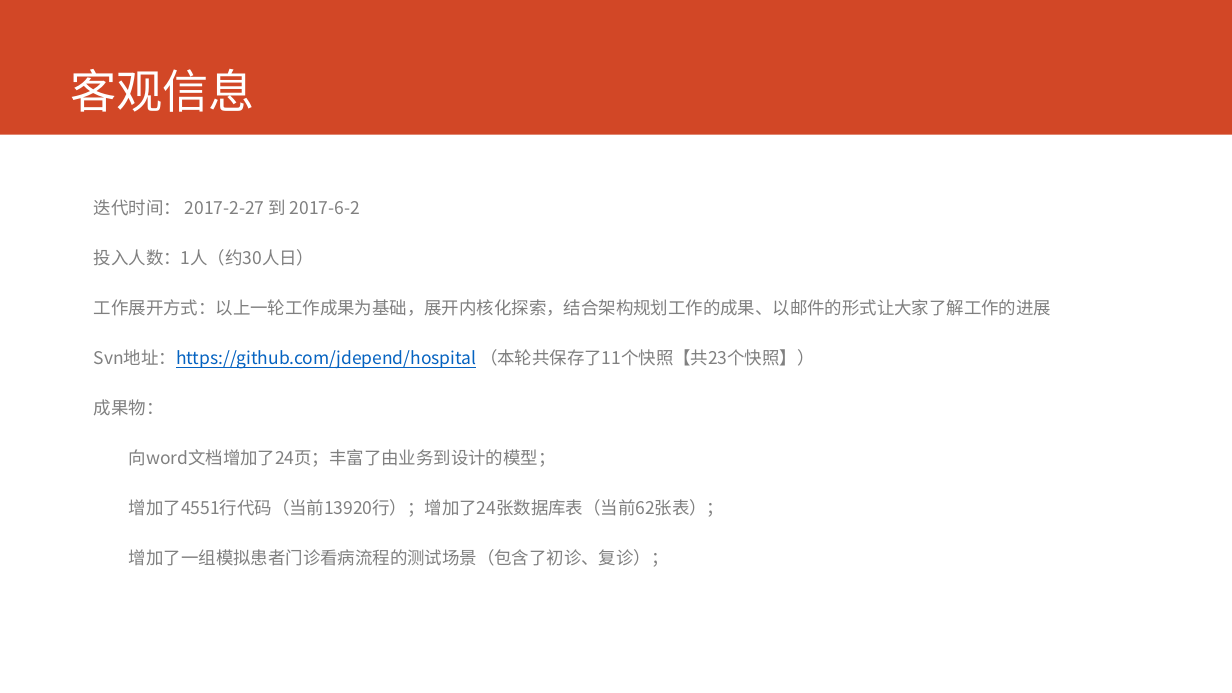
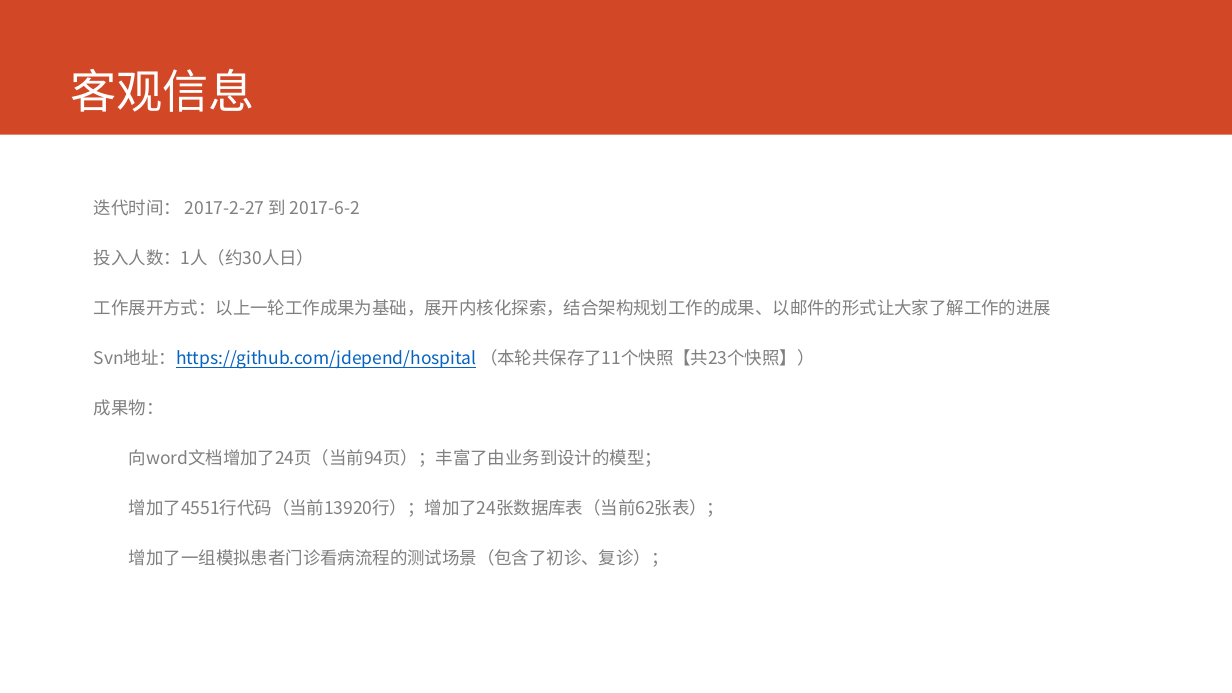
Before and after one commit to AppSecAI-TEST/hospital, a slide deck: slide 2 of doc/状态报告 2017-6-2.pptx. Drawn at 1232x693 pixels with LibreOffice and Linux fonts; fonts in the diff are those of the drawing. Boxes give left, top, right and bottom in pixels: in the first picture for what was removed or moved away, otherwise in the second. Text is boxed around its words. In the diff, an @@ line names an element or a change of style, - is before the commit and + after.

```diff
--- a/doc/状态报告 2017-6-2.pptx
+++ b/doc/状态报告 2017-6-2.pptx
@@ text at [129,449,662,467]: text changed @@
-向word文档增加了24页；丰富了由业务到设计的模型；
+向word文档增加了24页（当前94页）；丰富了由业务到设计的模型；
```
